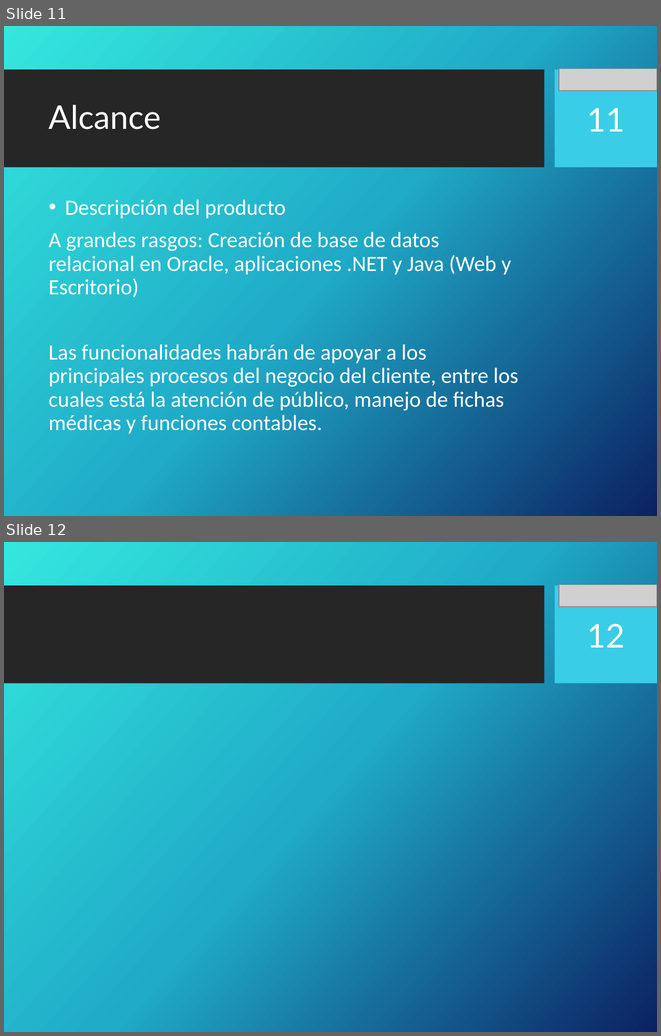
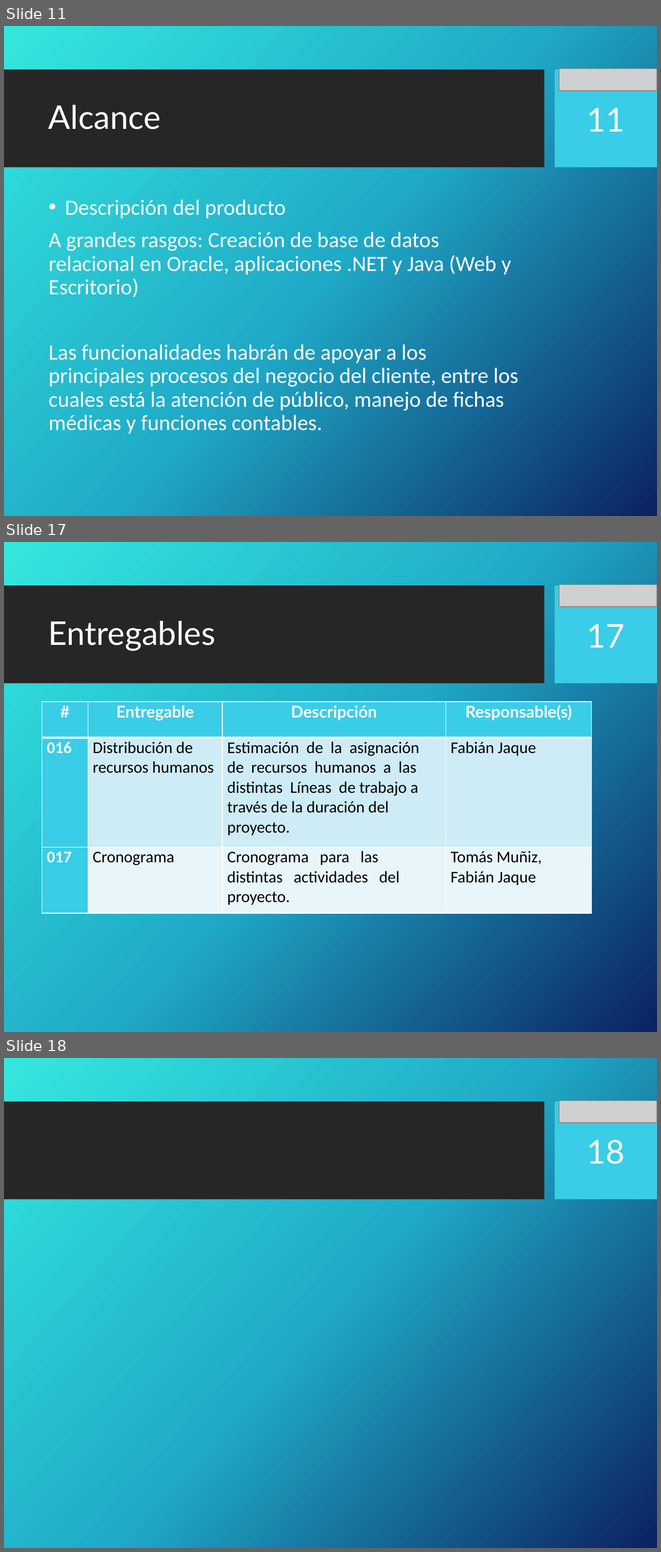
Before and after one commit to portafolio2016/hipocrates, a slide deck: docs/plan-de-proyecto/ppt-iteracion1.pptx. Shown one above the other, each under a label of ours: slides 11 and 12 before the commit, slides 11, 17 and 18 after it; the slides between them are not shown. The pictures are 661x1036 and 661x1552 pixels, drawn with LibreOffice and Linux fonts; fonts in the diff are those of the drawing; grey boxes stand for pictures; background and template pictures are left out. Boxes give left, top, right and bottom in pixels: in the first picture for what was removed or moved away, otherwise in the second. Text is boxed around its words. In the diff, an @@ line names an element or a change of style, - is before the commit and + after.

Commit message:
Agregado Entregables

```diff
--- a/docs/plan-de-proyecto/ppt-iteracion1.pptx
+++ b/docs/plan-de-proyecto/ppt-iteracion1.pptx
@@ slide 17 added at (4, 542, 657, 1032), background picture (left out); not listed: 2 template elements that a slide beside it also shows @@
@@ picture added at (559, 585, 657, 607) @@
@@ title added at (49, 620, 215, 651), 36 pt, text #FFFFFF @@
+Entregables
@@ page number added at (587, 624, 625, 647), 36 pt, text #FFFFFF @@
+17
@@ table added at (42, 702, 592, 913), 3 rows, 4 columns @@
+# | Entregable | Descripción | Responsable(s)
+016 | Distribución de recursos humanos | Estimación de la asignación de recursos humanos a las distintas Líneas de trabajo a través de la duración del proyecto. | Fabián Jaque
+017 | Cronograma | Cronograma para las distintas actividades del proyecto. | Tomás Muñiz, Fabián Jaque
@@ what was slide 12 is now slide 18 @@
@@ page number at (587, 1140, 625, 1164): text changed @@
-12
+18
```
Also in this commit, not shown: 5 other slides added.
